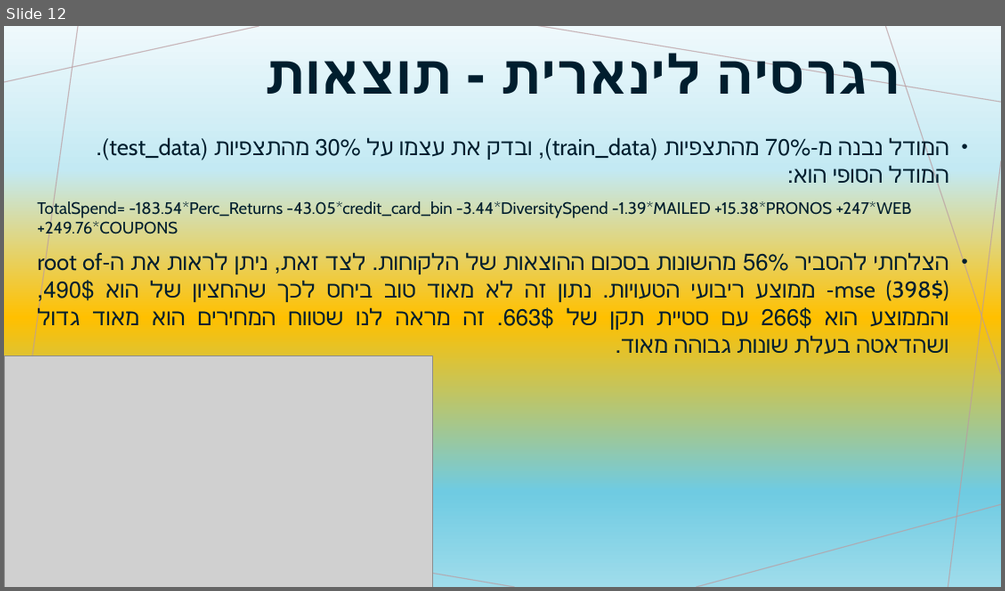
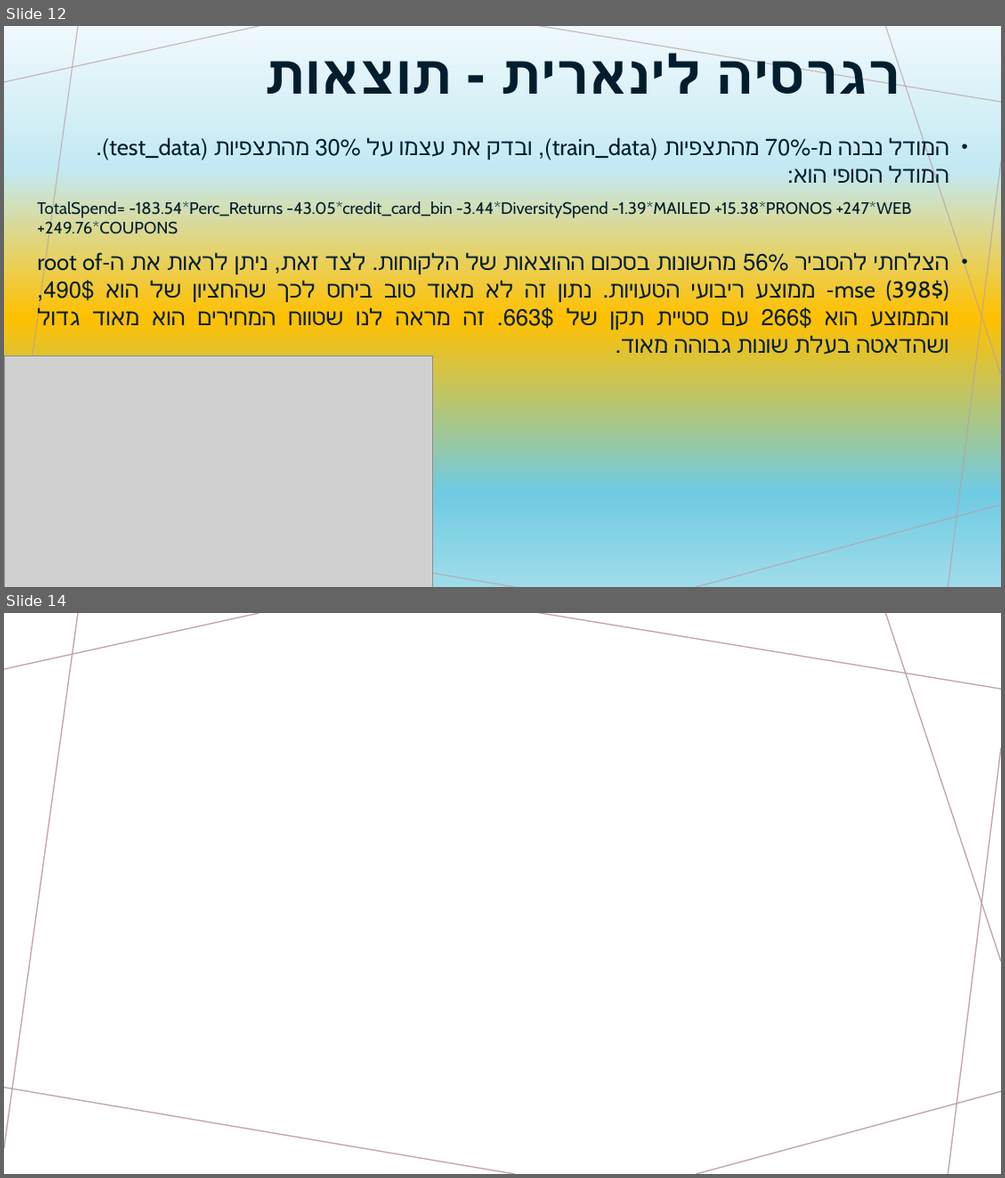
Before and after one commit to AL5241/DATA-HIT, a slide deck: מדעי הנתונים אמיר לוי (1).pptx. Shown one above the other, each under a label of ours: slide 12 before the commit, slides 12 and 14 after it; the slides between them are not shown. The pictures are 1005x591 and 1005x1178 pixels, drawn with LibreOffice and Linux fonts; fonts in the diff are those of the drawing; grey boxes stand for pictures; background and template pictures are left out. Boxes give left, top, right and bottom in pixels: in the first picture for what was removed or moved away, otherwise in the second. Text is boxed around its words. In the diff, an @@ line names an element or a change of style, - is before the commit and + after.

```diff
--- a/מדעי הנתונים אמיר לוי (1).pptx
+++ b/מדעי הנתונים אמיר לוי (1).pptx
@@ slide 14 added at (4, 613, 1001, 1174), background picture (left out); not listed: 7 template elements that a slide beside it also shows @@
@@ line added from (259, 613) to (4, 669), #BA9CA0 1 pt @@
@@ line added from (78, 613) to (4, 1149), #BA9CA0 1 pt @@
@@ line added from (1001, 689) to (538, 613), #BA9CA0 1 pt @@
@@ line added from (1001, 962) to (886, 613), #BA9CA0 1 pt @@
@@ line added from (1001, 747) to (947, 1174), #BA9CA0 1 pt @@
@@ line added from (515, 1174) to (4, 1086), #BA9CA0 1 pt @@
@@ line added from (1001, 1092) to (696, 1174), #BA9CA0 1 pt @@
```
Also in this commit, not shown: 1 slide changed.
